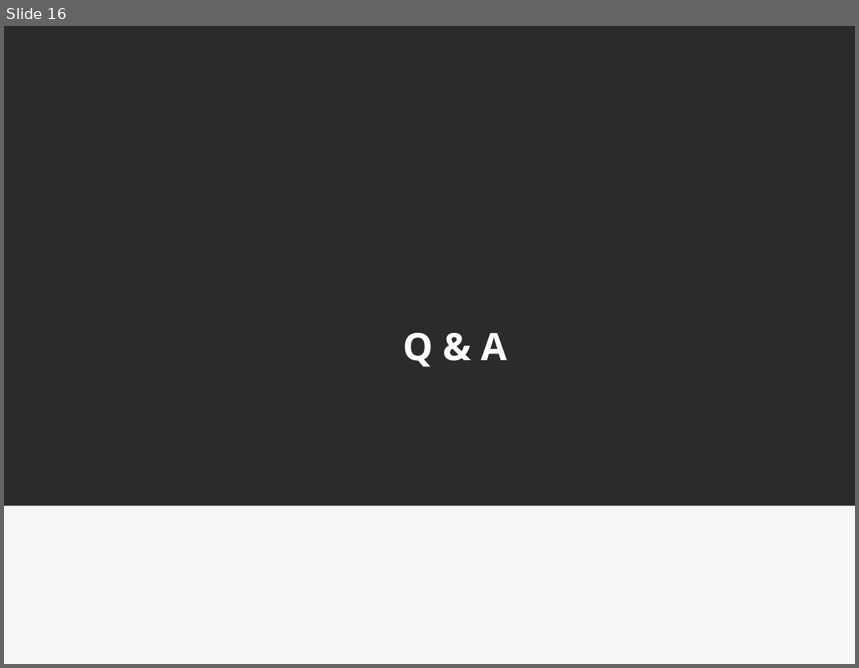
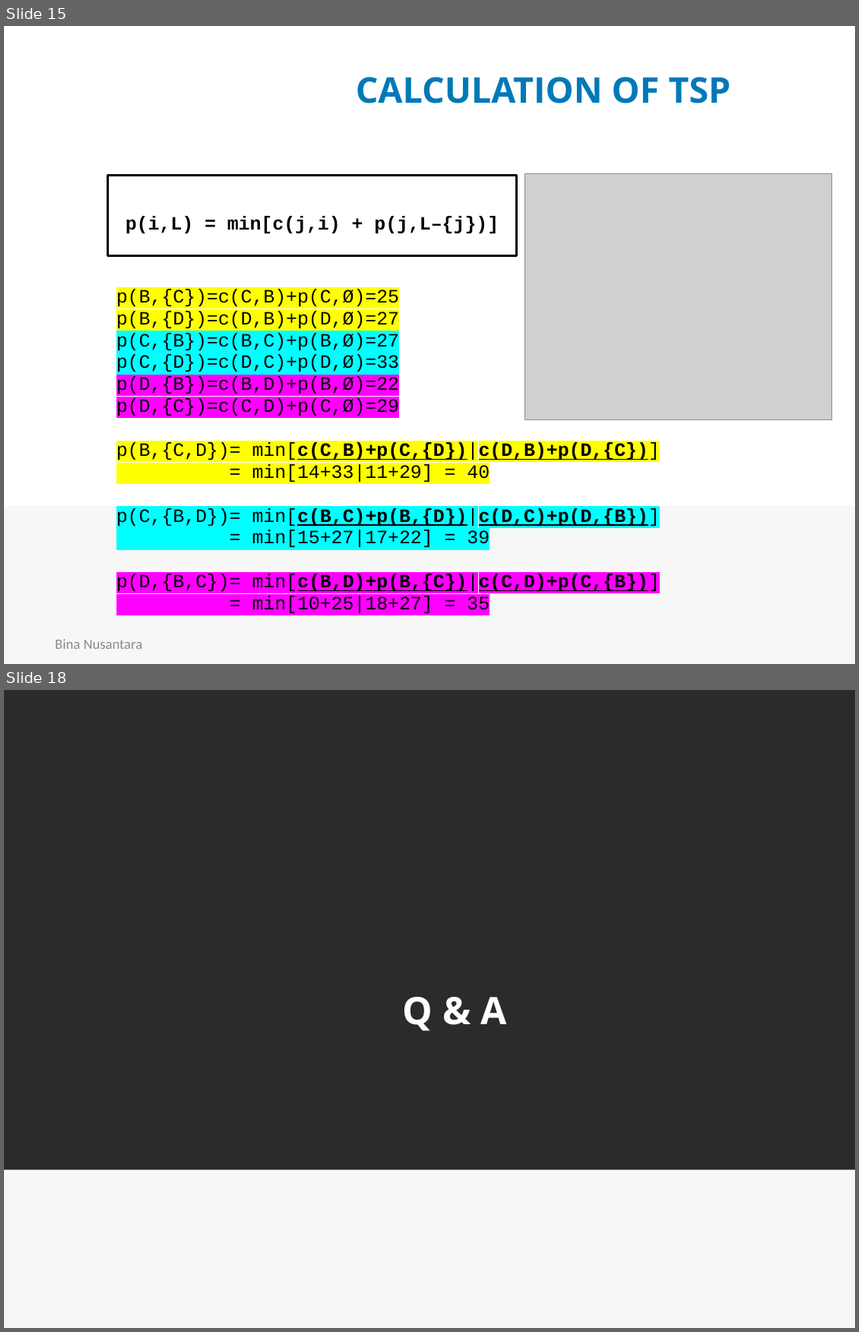
Before and after one commit to rhiosutoyo/Teaching-Algorithm-Design-and-Analysis, a slide deck: Travelling Salesman Problem/COMP6049 Pert 15-16 rhio-edit.pptx. Shown one above the other, each under a label of ours: slide 16 before the commit, slides 15 and 18 after it; the slides between them are not shown. The pictures are 859x668 and 859x1332 pixels, drawn with LibreOffice and Linux fonts; fonts in the diff are those of the drawing; grey boxes stand for pictures; background and template pictures are left out; a plain dark background stands for a picture behind light text. Boxes give left, top, right and bottom in pixels: in the first picture for what was removed or moved away, otherwise in the second. Text is boxed around its words. In the diff, an @@ line names an element or a change of style, - is before the commit and + after.

```diff
--- a/Travelling Salesman Problem/COMP6049 Pert 15-16 rhio-edit.pptx
+++ b/Travelling Salesman Problem/COMP6049 Pert 15-16 rhio-edit.pptx
@@ slide 15 added at <box>4,26,855,664</box>, background picture (left out); not listed: 1 template element that a slide beside it also shows @@
@@ title added at <box>356,77,731,104</box>, 30 pt, text #0079B8, bold @@
+CALCULATION OF TSP
@@ rectangle added at <box>108,175,516,255</box>, fill #FFFFFF, outline #000000 2 pt, 16 pt, text #000000, bold @@
+p(i,L) = min[c(j,i) + p(j,L–{j})]
@@ picture added at <box>525,174,832,420</box> @@
@@ text added at <box>116,289,660,594</box>, 16 pt, text #000000 @@
+p(B,{C})=c(C,B)+p(C,Ø)=25
+p(B,{D})=c(D,B)+p(D,Ø)=27
+p(C,{B})=c(B,C)+p(B,Ø)=27
+p(C,{D})=c(D,C)+p(D,Ø)=33
+p(D,{B})=c(B,D)+p(B,Ø)=22
+p(D,{C})=c(C,D)+p(C,Ø)=29
+p(B,{C,D})= min[c(C,B)+p(C,{D})|c(D,B)+p(D,{C})]
+= min[14+33|11+29] = 40
+p(C,{B,D})= min[c(B,C)+p(B,{D})|c(D,C)+p(D,{B})]
+= min[15+27|17+22] = 39
+p(D,{B,C})= min[c(B,D)+p(B,{C})|c(C,D)+p(C,{B})]
+= min[10+25|18+27] = 35
@@ text added at <box>55,639,143,649</box>, 12 pt, text #8C8C8C @@
+Bina Nusantara
@@ what was slide 16 is now slide 18 @@
```
Also in this commit, not shown: 10 slides changed, 7 other slides added, 3 slides removed.
